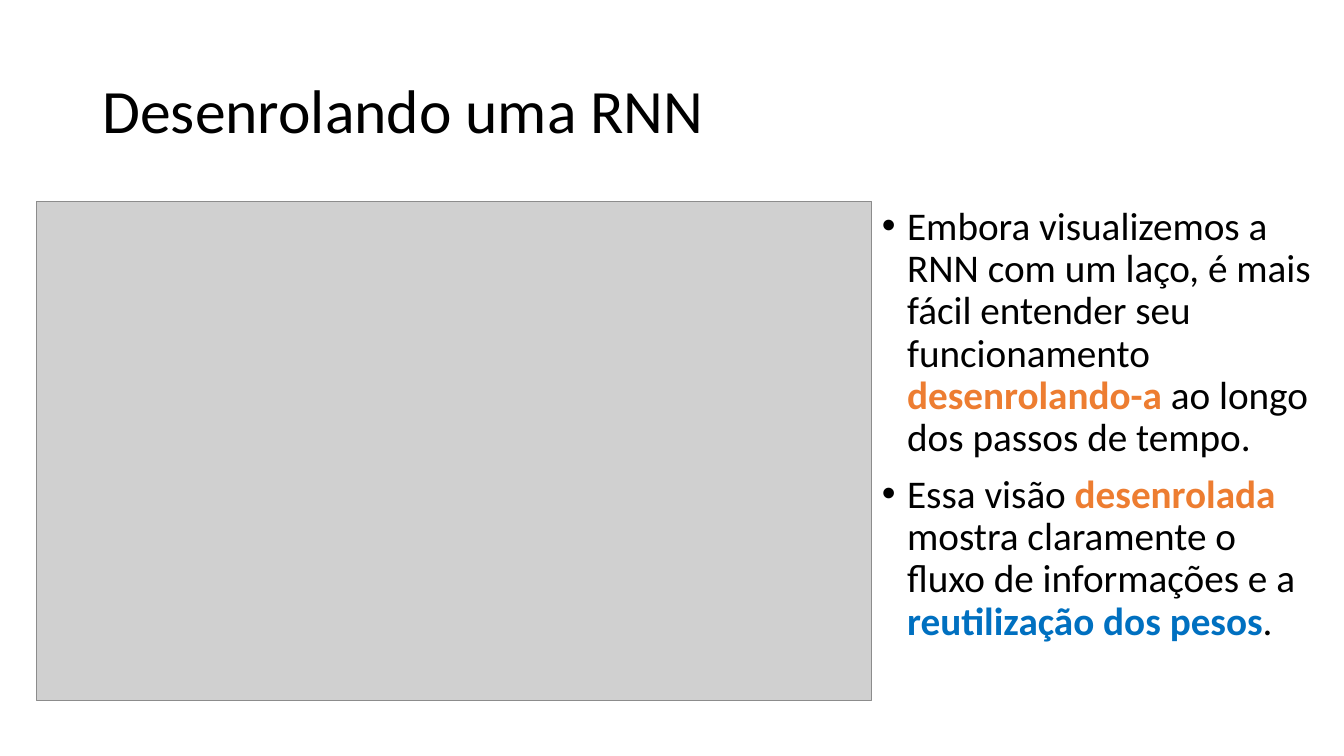
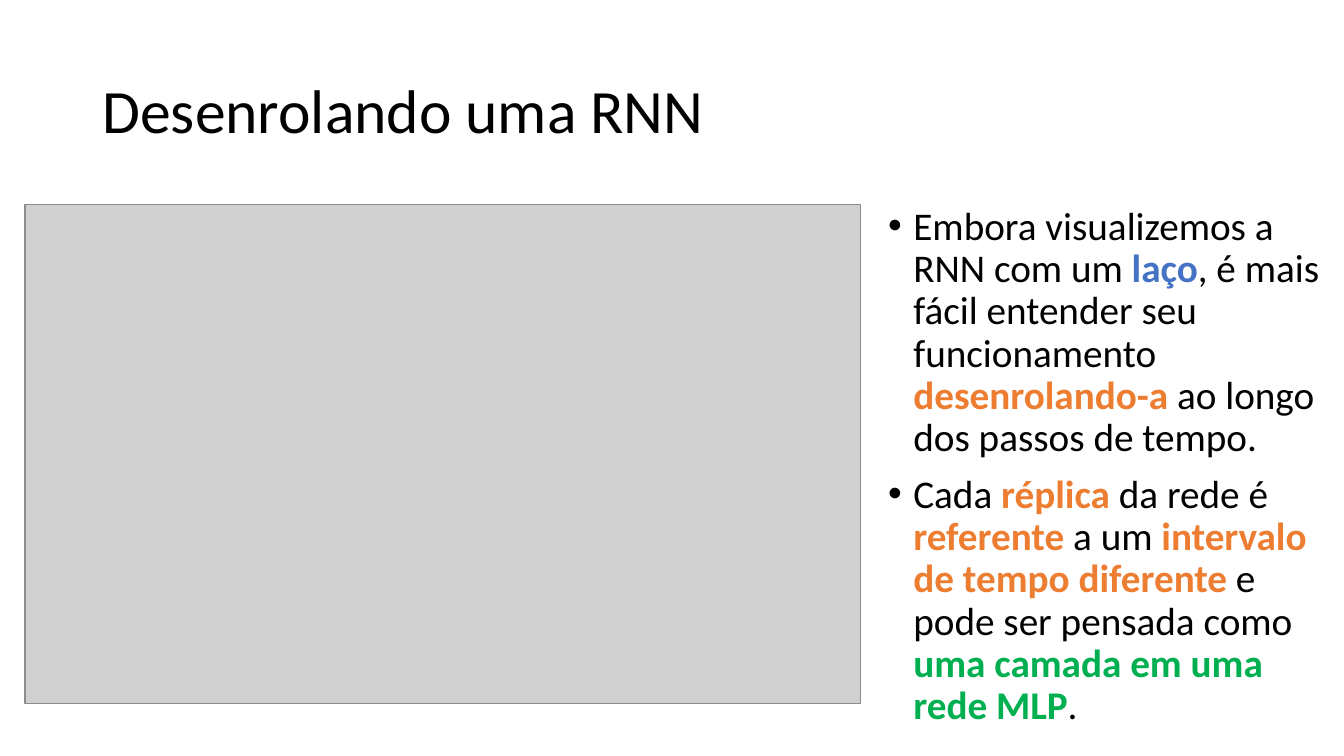
Before and after one commit to zz4fap/c24_inteligencia_artificial, a slide deck: slide 18 of slides/C24_RNN.pptx. Drawn at 1344x756 pixels with LibreOffice and Linux fonts; fonts in the diff are those of the drawing; grey boxes stand for pictures. Boxes give left, top, right and bottom in pixels: in the first picture for what was removed or moved away, otherwise in the second. Text is boxed around its words. In the diff, an @@ line names an element or a change of style, - is before the commit and + after.

```diff
--- a/slides/C24_RNN.pptx
+++ b/slides/C24_RNN.pptx
@@ picture: place and size @@
-picture at box(36, 202, 872, 701)
+picture at box(25, 204, 861, 703)
@@ text at box(913, 212, 1319, 458): text colour #000000 to #4472C4, bold on in "laço," @@
@@ text at box(913, 480, 1306, 720): text changed; text colour #000000 to #ED7D31; bold on @@
-• Essa visão desenrolada mostra claramente o fluxo de informações e a reutilização dos pesos.
+• Cada réplica da rede é referente a um intervalo de tempo diferente e pode ser pensada como uma camada em uma rede MLP.
```
Also in this commit, not shown: 3 other slides changed, 2 slides added, 1 slide removed.
